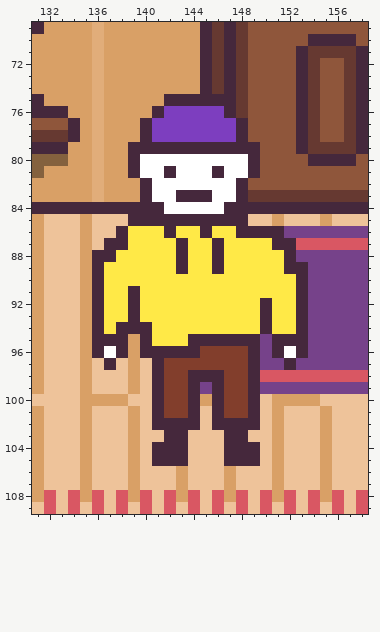
File history of a pixel-art file, assets/aseprite/hallway.aseprite. The first picture shows the starting point.
320x180 pixels, 1 frame. Colours within 5 levels of each other are drawn and written as one. Shown: x 131..158, y 69..109.
The result:
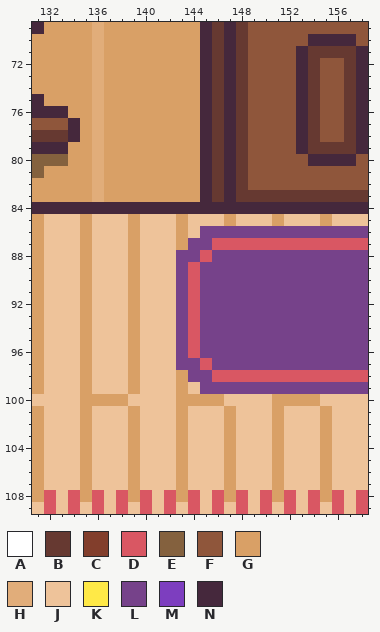
Palette (. is transparent): A #ffffff  B #663931  C #823e2c  D #d95763  E #84613e  F #8f563b  G #d9a066  H #e1ad7a  J #eec39a  K #ffe947  L #76428a  M #7d3ebf  N #45283c
The author wrote: Started hallway and intro
What changed:
layer "dude" now hidden
y 75: x 142..144 NNN -> GGG; x 146 N -> B
y 76: x 141..146 NMMMMM -> GGGGNB
y 77..78: x 140..148 NMMMMMMMN -> GGGGGNBNB
y 79: x 139..144 NNNNNN -> GGGGGG; x 146 N -> B; x 148..149 NN -> BF
y 80: x 139..149 NAAAAAAAAAN -> GGGGGGNBNBF
y 81: x 139..149 NAANAAANAAN -> GGGGGGNBNBF
y 82: x 140..148 NAAAAAAAN -> GGGGGNBNB
y 83: x 140..144 NAANN -> GGGGG; x 146..148 AAN -> BNB
y 84: x 142..146 AAAAA -> NNNNN
y 85: x 139..148 NNNNNNNNNN -> GJJJGJJJGJ
y 86: x 138..151 NKKKNKKNKKNNNN -> JGJJJGJLLLLLLL
y 87: x 137..152 NNKKKKNKKNKKKKNN -> JJGJJJGLLDDDDDDD
y 88: x 136..152 NNKKKKKNKKNKKKKKN -> JJJGJJJLLDLLLLLLL
y 89: x 136..153 NKKKKKKNKKNKKKKKNN -> JJJGJJJLDLLLLLLLLL
y 90: x 136..153 NKKKKKKKKKKKKKKKKN -> JJJGJJJLDLLLLLLLLL
y 91: x 136..153 NKKNKKKKKKKKKKKKKN -> JJJGJJJLDLLLLLLLLL
y 92..93: x 136..153 NKKNKKKKKKKKKKNKKN -> JJJGJJJLDLLLLLLLLL
y 94: x 136..153 NKNNNKKKKKKKKKNKKN -> JJJGJJJLDLLLLLLLLL
y 95: x 136..138 NNN -> JJJ; x 140..149 NKKKNNNNNN -> JJJLDLLLLL; x 151..153 NNN -> LLL
y 96: x 136..138 NAN -> JJJ; x 140..149 NNNNNCCCCN -> JJJLDLLLLL; x 151..153 NAN -> LLL
y 97: x 137 N -> J; x 141..149 NCCCCCCCN -> JJLLDLLLL; x 152 N -> L
y 98: x 141..149 NCCNNNCCN -> JJGLLDDDD
y 99: x 141..144 NCCN -> JJGJ; x 146..149 NCCN -> LLLL
y 100: x 141..144 NCCN -> JJGG; x 146..149 NCCN -> GJJJ
y 101: x 141..144 NCCN -> JJGJ; x 146..149 NCCN -> JGJJ
y 102: x 141..144 NNNN -> JJGJ; x 146..149 NNNN -> JGJJ
y 103: x 142..143 NN -> JG; x 147..148 NN -> GJ
y 104..105: x 141..143 NNN -> JJG; x 147..149 NNN -> GJJ
